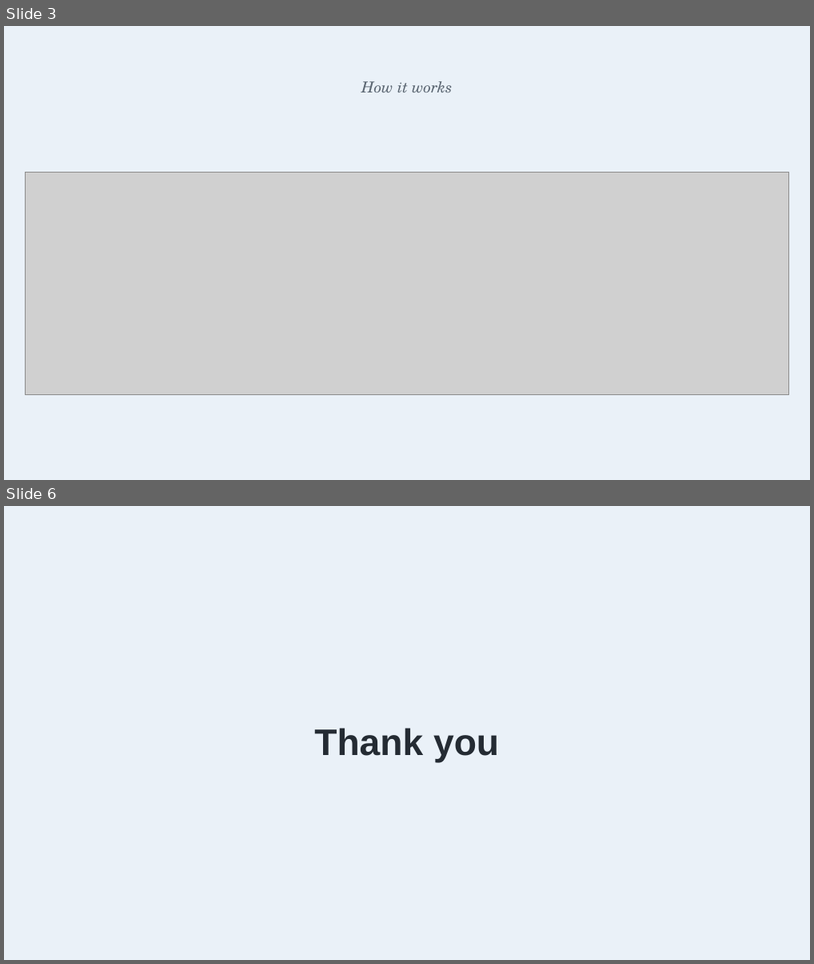
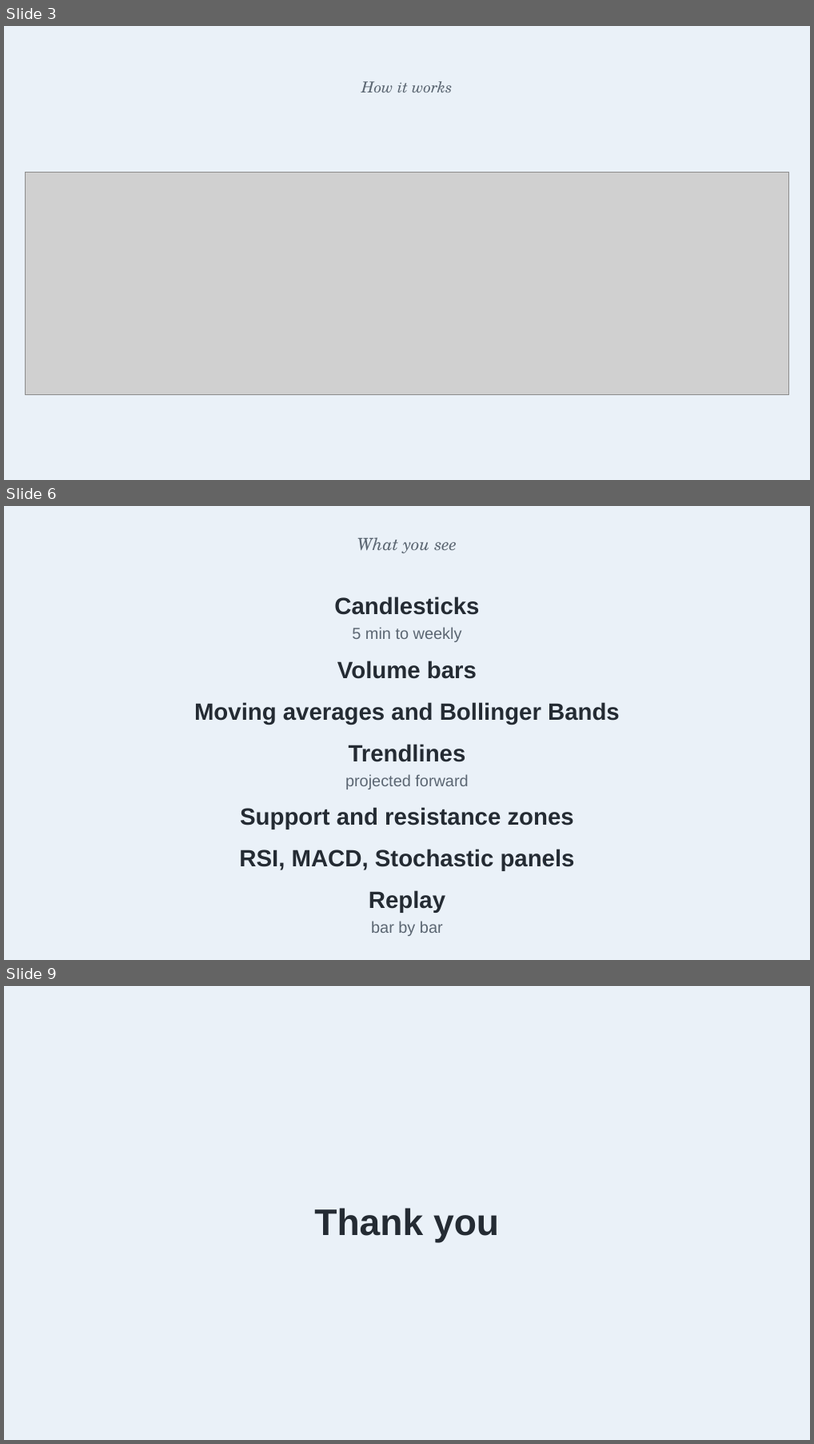
Before and after one commit to benjiesotelo-sudo/Telos_FIN1209, a slide deck: special-lecture/FIN1209-Special-Lecture-2-StockDesk.pptx. Shown one above the other, each under a label of ours: slides 3 and 6 before the commit, slides 3, 6 and 9 after it; the slides between them are not shown. The pictures are 814x964 and 814x1444 pixels, drawn with LibreOffice and Linux fonts; fonts in the diff are those of the drawing; grey boxes stand for pictures. Boxes give left, top, right and bottom in pixels: in the first picture for what was removed or moved away, otherwise in the second. Text is boxed around its words. In the diff, an @@ line names an element or a change of style, - is before the commit and + after.

```diff
--- a/special-lecture/FIN1209-Special-Lecture-2-StockDesk.pptx
+++ b/special-lecture/FIN1209-Special-Lecture-2-StockDesk.pptx
@@ slide 6 added at bbox=[4, 506, 810, 960], background #FFFFFF @@
@@ rectangle added at bbox=[4, 506, 810, 960], fill #EAF1F8 @@
@@ text added at bbox=[358, 537, 457, 553], 20 pt, text #5B6672, italic @@
+What you see
@@ text added at bbox=[334, 596, 479, 642], 28 pt, text #242B33, bold @@
+Candlesticks
+5 min to weekly
@@ text added at bbox=[338, 660, 477, 679], 28 pt, text #242B33, bold @@
+Volume bars
@@ text added at bbox=[194, 702, 620, 724], 28 pt, text #242B33, bold @@
+Moving averages and Bollinger Bands
@@ text added at bbox=[346, 744, 468, 789], 19 pt, text #5B6672 @@
+Trendlines
+projected forward
@@ text added at bbox=[240, 807, 574, 829], 28 pt, text #242B33, bold @@
+Support and resistance zones
@@ text added at bbox=[239, 848, 575, 871], 28 pt, text #242B33, bold @@
+RSI, MACD, Stochastic panels
@@ text added at bbox=[369, 890, 446, 936], 19 pt, text #5B6672 @@
+Replay
+bar by bar
@@ what was slide 6 is now slide 9 @@
```
Also in this commit, not shown: 2 slides changed, 2 other slides added, 3 other files.
